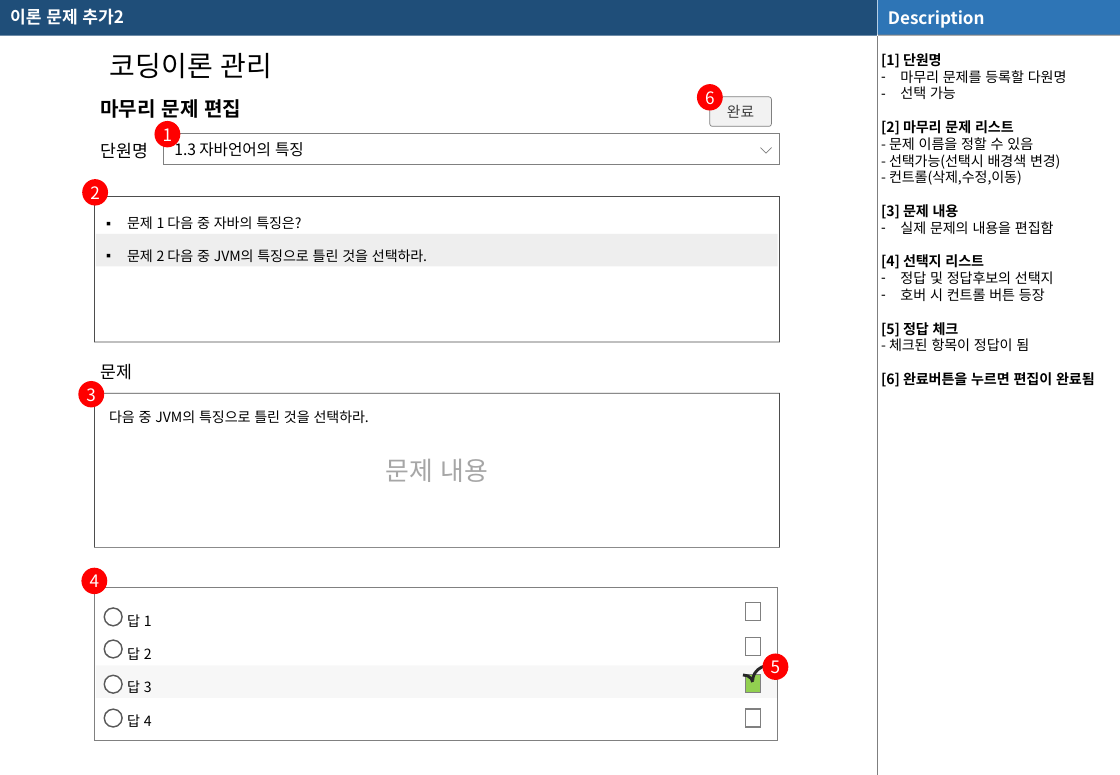
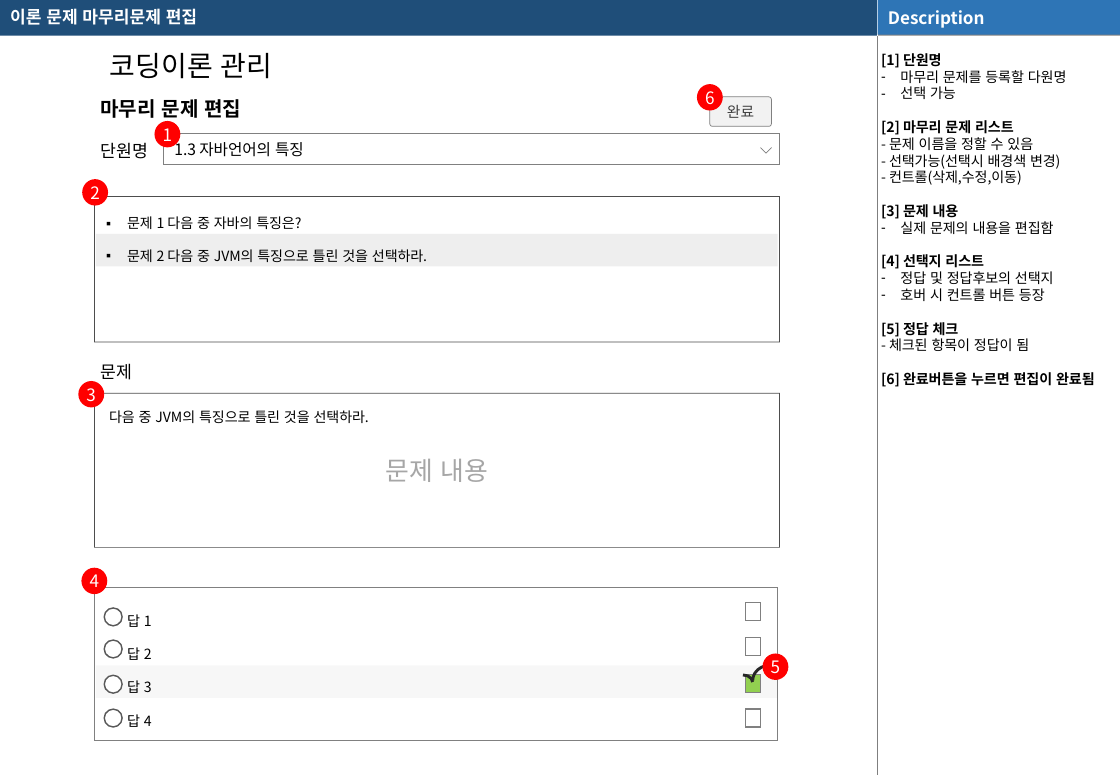
Before and after one commit to Uginim/JavaSWEngineeringCourse, a slide deck: slide 20 of documents/팀프로젝트/화면설계/화면정의서_200304_1528.pptx. Drawn at 1120x775 pixels with LibreOffice and Linux fonts; fonts in the diff are those of the drawing; background and template pictures are left out. Boxes give left, top, right and bottom in pixels: in the first picture for what was removed or moved away, otherwise in the second. Text is boxed around its words. In the diff, an @@ line names an element or a change of style, - is before the commit and + after.

Commit message:
doc: clevernote sql 추가

```diff
--- a/documents/팀프로젝트/화면설계/화면정의서_200304_1528.pptx
+++ b/documents/팀프로젝트/화면설계/화면정의서_200304_1528.pptx
@@ text at (10, 8, 197, 25): text changed @@
-이론 문제 추가2
+이론 문제 마무리문제 편집
```
Also in this commit, not shown: 4 other slides changed, 1 slide added, 1 slide removed, 4 other files.
